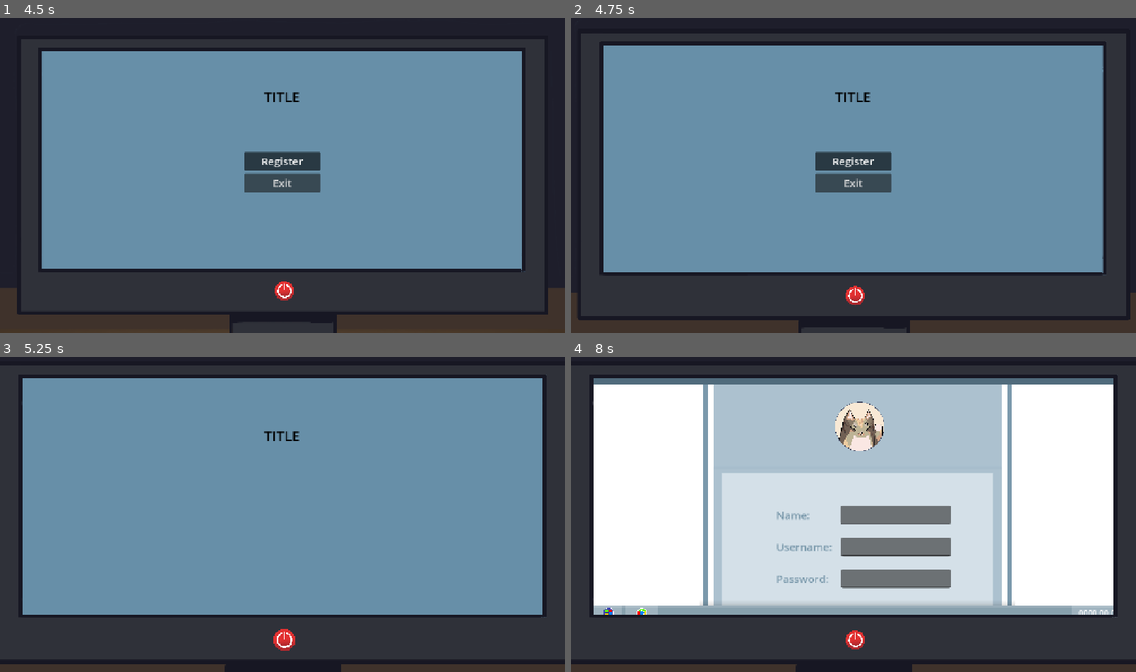
Above: before the commit, frames 1-4 (two rows, left to right).
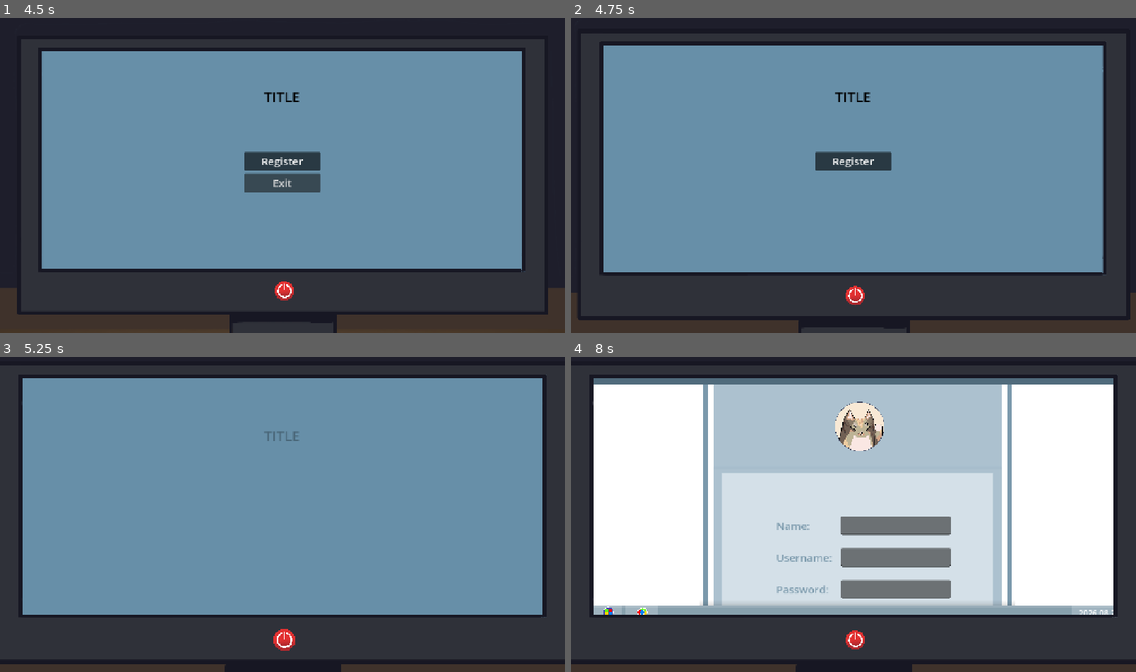
Above: after the commit, the same moments.

Repository: ArtyomDevGames/Brackeys_GJ
Game: Godot game, scene res://Game/Main/Scenes/main_menu.tscn
The game is run twice, just before and just after one commit, with the same random seed, the same clock (stepped at 60 frames per second) and the same inputs.
Inputs (mouse positions are in pixels of both pictures, inside the frame that each line leads up to):
- Up to frame 1 (4.5 s): click (33, 279) at 0.5 s; click "Register" at 1.25 s; click (282, 285) at 2 s; click (282, 285) at 2.75 s; click (33, 279) at 3.5 s; click "Register" at 4.25 s
- Up to frame 2 (4.75 s): no input
- Up to frame 3 (5.25 s): click (282, 640) at 5 s
- Up to frame 4 (8 s): click (604, 618) at 5.75 s; tap Enter at 6.5 s; move the mouse to (977, 498) at 6.52 s; click (604, 618) at 7.27 s

Frame 1 is identical in both runs. In frame 2, 0.8% of the frame differs, in the area x 43-57%, y 49-56%; in frame 3, less than 0.1%; in frame 4, 4.9%, in the area x 5-96%, y 47-82%.

Commit message:
Registration functionality

Diff:
--- a/game/Game/Main/Scenes/game.tscn
+++ b/game/Game/Main/Scenes/game.tscn
@@ -63,12 +63,17 @@
 anchors_preset = -1
 anchor_right = 0.149
 anchor_bottom = 0.081
-offset_left = 318.0
+offset_left = 320.0
 offset_top = 131.0
-offset_right = 981.8591
+offset_right = 979.862
 offset_bottom = 459.761
 vertical_scroll_mode = 3
 scroll_hint_mode = 1
+
+[node name="Chat" type="VBoxContainer" parent="BackPanel/Background/ScrollContainer2" unique_id=920354821]
+custom_minimum_size = Vector2(833, 600)
+layout_mode = 2
+theme_override_constants/separation = 15
 
 [node name="Top" type="Panel" parent="BackPanel/Background" unique_id=1061052605]
 layout_mode = 0
@@ -96,10 +101,10 @@
 [node name="CustomButton" parent="BackPanel/Background/Top" unique_id=1194507549 instance=ExtResource("3_6gq2s")]
 visible = false
 layout_mode = 0
-offset_left = 672.4375
-offset_top = 93.4375
-offset_right = 832.4375
-offset_bottom = 135.4375
+offset_left = 622.0
+offset_top = 80.0
+offset_right = 821.0
+offset_bottom = 122.0
 button_name = "ProfileButton"
 button_text = "To Profile"
 
@@ -111,7 +116,8 @@
 offset_bottom = 719.0
 theme_override_styles/panel = SubResource("StyleBoxFlat_yf5fn")
 
-[node name="LineEdit" type="LineEdit" parent="BackPanel/Background/Bottom" unique_id=1305210099]
+[node name="TextLine" type="LineEdit" parent="BackPanel/Background/Bottom" unique_id=1305210099]
+visible = false
 layout_mode = 0
 offset_left = 87.0
 offset_right = 625.0
@@ -119,6 +125,7 @@
 editable = false
 
 [node name="ChoiceButtons" type="HBoxContainer" parent="BackPanel/Background/Bottom" unique_id=1658987700]
+visible = false
 layout_mode = 0
 offset_left = 108.0
 offset_top = -45.0
@@ -139,6 +146,7 @@
 button_text = "Option 2"
 
 [node name="CustomButton" parent="BackPanel/Background/Bottom" unique_id=1132699801 instance=ExtResource("3_6gq2s")]
+visible = false
 layout_mode = 0
 offset_left = 642.0
 offset_right = 757.0
--- a/game/Game/Main/Scenes/level_select.tscn
+++ b/game/Game/Main/Scenes/level_select.tscn
@@ -1,6 +1,7 @@
 [gd_scene format=3 uid="uid://bvdgm3ioewtcg"]
 
 [ext_resource type="PackedScene" uid="uid://ceqpcqdialil7" path="res://Game/UI/Scenes/icon_frame.tscn" id="1_542fk"]
+[ext_resource type="Script" uid="uid://dt0fanoiyhj7g" path="res://Game/Main/Scripts/level_select.gd" id="1_drr54"]
 [ext_resource type="PackedScene" uid="uid://ddybls5jx3blt" path="res://Game/UI/Scenes/level_select_button.tscn" id="2_l13d0"]
 
 [sub_resource type="StyleBoxFlat" id="StyleBoxFlat_l13d0"]
@@ -32,6 +33,7 @@
 
 [node name="LevelSelect" type="CanvasLayer" unique_id=2052156145]
 layer = 35
+script = ExtResource("1_drr54")
 
 [node name="ScrollContainer" type="ScrollContainer" parent="." unique_id=875850990]
 offset_left = 141.0
@@ -67,6 +69,7 @@
 offset_top = 220.0
 offset_right = 583.0
 offset_bottom = 496.0
+item_id = 1
 item_name = "Item2"
 
 [node name="LevelSelectButton" parent="ScrollContainer/Control/BackPanel/Panel2" unique_id=754221516 instance=ExtResource("2_l13d0")]
@@ -84,6 +87,7 @@
 offset_top = 220.0
 offset_right = 859.0
 offset_bottom = 496.0
+item_id = 2
 item_name = "Item3"
 
 [node name="ProgressBar" type="ProgressBar" parent="ScrollContainer/Control/BackPanel/Panel2" unique_id=523755810]
@@ -93,7 +97,7 @@
 offset_right = 859.0
 offset_bottom = 171.0
 
-[node name="Label" type="Label" parent="ScrollContainer/Control/BackPanel/Panel2" unique_id=1934007068]
+[node name="MoneyLabel" type="Label" parent="ScrollContainer/Control/BackPanel/Panel2" unique_id=1934007068]
 layout_mode = 0
 offset_left = 277.0
 offset_top = 79.0
--- a/game/Game/Main/Scenes/main_menu.tscn
+++ b/game/Game/Main/Scenes/main_menu.tscn
@@ -80,7 +80,7 @@
 tracks/0/interp = 1
 tracks/0/loop_wrap = true
 tracks/0/keys = {
-"times": PackedFloat32Array(0, 0.4, 0.5),
+"times": PackedFloat32Array(0.3, 0.70000005, 0.8),
 "transitions": PackedFloat32Array(1, 1, 1),
 "update": 0,
 "values": [Color(1, 1, 1, 0), Color(1, 1, 1, 0), Color(1, 1, 1, 1)]
@@ -92,7 +92,7 @@
 tracks/1/interp = 1
 tracks/1/loop_wrap = true
 tracks/1/keys = {
-"times": PackedFloat32Array(0, 0.4, 0.6, 0.70000005),
+"times": PackedFloat32Array(0.3, 0.70000005, 0.90000004, 1),
 "transitions": PackedFloat32Array(1, 1, 1, 1),
 "update": 0,
 "values": [Color(1, 1, 1, 0), Color(1, 1, 1, 0), Color(1, 1, 1, 0), Color(1, 1, 1, 1)]
@@ -104,7 +104,7 @@
 tracks/2/interp = 1
 tracks/2/loop_wrap = true
 tracks/2/keys = {
-"times": PackedFloat32Array(0, 0.3),
+"times": PackedFloat32Array(0.3, 0.6),
 "transitions": PackedFloat32Array(1, 1),
 "update": 0,
 "values": [Color(1, 1, 1, 0), Color(1, 1, 1, 1)]
--- a/game/Game/Main/Scenes/pause.tscn
+++ b/game/Game/Main/Scenes/pause.tscn
@@ -573,7 +573,7 @@
 position = Vector2(105.00001, 106.00001)
 scale = Vector2(0.06093751, 0.06093751)
 
-[node name="Label" type="Label" parent="Panel/Dark" unique_id=1382811778]
+[node name="NameLabel" type="Label" parent="Panel/Dark" unique_id=1382811778]
 layout_mode = 0
 offset_left = 144.00002
 offset_top = 78.00001
@@ -582,6 +582,7 @@
 theme_override_font_sizes/font_size = 32
 text = "User"
 vertical_alignment = 1
+clip_text = true
 
 [node name="AnimationPlayer" type="AnimationPlayer" parent="." unique_id=499232278]
 libraries/ = SubResource("AnimationLibrary_grgsf")
@@ -592,7 +593,6 @@
 offset_top = 157.0
 offset_right = -1.0
 offset_bottom = 225.0
-mouse_default_cursor_shape = 2
 button_group = ExtResource("2_o4apy")
 button_name = "ContinueButton"
 button_text = "Continue"
@@ -603,7 +603,6 @@
 offset_top = 225.0
 offset_right = -1.0
 offset_bottom = 293.0
-mouse_default_cursor_shape = 2
 button_group = ExtResource("2_o4apy")
 button_name = "SettingsButton"
 button_text = "Settings"
@@ -614,7 +613,6 @@
 offset_top = 293.0
 offset_right = -1.0
 offset_bottom = 361.0
-mouse_default_cursor_shape = 2
 button_group = ExtResource("2_o4apy")
 button_name = "CreditsButton"
 button_text = "Credits"
@@ -625,7 +623,6 @@
 offset_top = 361.0
 offset_right = -1.0
 offset_bottom = 429.0
-mouse_default_cursor_shape = 2
 button_group = ExtResource("2_o4apy")
 button_name = "ExitButton"
 button_text = "Exit"
@@ -706,7 +703,6 @@
 offset_top = 476.0
 offset_right = -1.0
 offset_bottom = 544.0
-mouse_default_cursor_shape = 2
 button_group = ExtResource("2_o4apy")
 button_name = "BackButton"
 button_text = "Back"
--- a/game/Game/Main/Scenes/profile.tscn
+++ b/game/Game/Main/Scenes/profile.tscn
@@ -13,7 +13,7 @@
 bg_color = Color(0.6, 0.6, 0.6, 0)
 border_width_left = 10
 border_width_right = 10
-border_color = Color(0.44705883, 0.57254905, 0.6509804, 1)
+border_color = Color(0.30980393, 0.41960785, 0.4862745, 1)
 
 [sub_resource type="StyleBoxFlat" id="StyleBoxFlat_o717j"]
 bg_color = Color(0.81960785, 0.87058824, 0.9019608, 1)
--- a/game/Game/Main/Scenes/registration.tscn
+++ b/game/Game/Main/Scenes/registration.tscn
@@ -98,9 +98,9 @@
 [node name="VBoxContainer2" type="VBoxContainer" parent="ScrollContainer/Control/BackPanel/ColorRect" unique_id=1634041627]
 layout_mode = 0
 offset_left = 143.0
-offset_top = 90.0
+offset_top = 114.0
 offset_right = 538.0
-offset_bottom = 276.0
+offset_bottom = 300.0
 theme_override_constants/separation = 30
 
 [node name="NameContainer" type="HBoxContainer" parent="ScrollContainer/Control/BackPanel/ColorRect/VBoxContainer2" unique_id=93114081]
@@ -149,6 +149,20 @@
 theme_override_font_sizes/font_size = 24
 secret = true
 
+[node name="WarningLabel" type="RichTextLabel" parent="ScrollContainer/Control/BackPanel/ColorRect" unique_id=2039990153]
+visible = false
+layout_mode = 0
+offset_left = 143.0
+offset_top = 44.0
+offset_right = 538.0
+offset_bottom = 82.0
+theme_override_colors/default_color = Color(0.82, 0.29847997, 0.22959997, 1)
+theme_override_font_sizes/normal_font_size = 24
+bbcode_enabled = true
+text = "[wave]Fill in all fields![/wave]"
+horizontal_alignment = 1
+vertical_alignment = 1
+
 [node name="CustomButton" parent="ScrollContainer/Control/BackPanel" unique_id=1194507549 instance=ExtResource("1_jk18y")]
 layout_mode = 0
 offset_left = 203.0
@@ -175,4 +189,8 @@
 [node name="AnimationPlayer" type="AnimationPlayer" parent="." unique_id=950181109]
 libraries/ = SubResource("AnimationLibrary_05804")
 
+[node name="Timer" type="Timer" parent="." unique_id=585216177]
+wait_time = 3.0
+one_shot = true
+
 [connection signal="pressed" from="ScrollContainer/Control/BackPanel/CustomButton" to="." method="_on_custom_button_pressed"]
--- a/game/Game/Main/Scripts/game.gd
+++ b/game/Game/Main/Scripts/game.gd
@@ -10,12 +10,18 @@
 @onready var user_name_label: Label = $BackPanel/Background/Top/UserNameLabel
 @onready var custom_button: Button = $BackPanel/Background/Top/CustomButton
 
-var is_top_visible = false
+var is_chat_selected = false
 var is_profile_visible = false
 
 # Кнопочки с покупателями
 @onready var buttons: VBoxContainer = $BackPanel/ScrollContainer/Control/Panel/Buttons
 
+# Элементы нижней панели меню чата
+@onready var choice_buttons: HBoxContainer = $BackPanel/Background/Bottom/ChoiceButtons
+@onready var option_1_button: Button = $BackPanel/Background/Bottom/ChoiceButtons/CustomButton
+@onready var option_2_button: Button = $BackPanel/Background/Bottom/ChoiceButtons/CustomButton2
+@onready var text_line: LineEdit = $BackPanel/Background/Bottom/TextLine
+@onready var send_button: Button = $BackPanel/Background/Bottom/CustomButton
 
 # Для профиля инфа
 var current_user_name : String
@@ -30,12 +36,6 @@
 		child.button_group = group
 		child.pressed.connect(button_pressed)
 
-
-
-func _process(delta: float) -> void:
-	pass
-
-
 func _on_custom_button_pressed() -> void:
 	Profile.set_user_icon(current_user_id)
 	Profile.set_user_name(current_user_name)
@@ -45,12 +45,16 @@
 func button_pressed() -> void:
 	var button = group.get_pressed_button()
 
-	if is_top_visible == false:
-		is_top_visible = true
+	if is_chat_selected == false:
+		is_chat_selected = true
 
 		icon_frame.visible = true
 		user_name_label.visible = true
 		custom_button.visible = true
+
+		choice_buttons.visible = true
+		text_line.visible = true
+		send_button.visible = true
 
 	icon_frame.frame = button.user_icon_id
 	user_name_label.text = button.user_name
--- /dev/null
+++ b/game/Game/Main/Scripts/level_select.gd
@@ -0,0 +1,9 @@
+extends CanvasLayer
+
+@onready var name_label: Label = $ScrollContainer/Control/BackPanel/Panel/NameLabel
+@onready var money_label: Label = $ScrollContainer/Control/BackPanel/Panel2/MoneyLabel
+
+
+func _ready() -> void:
+	name_label.text = Global.Player_name
+	money_label.text = money_label.text.format([Global.current_money_amount], "[]")
--- a/game/Game/Main/Scripts/pause.gd
+++ b/game/Game/Main/Scripts/pause.gd
@@ -6,9 +6,11 @@
 
 @onready var custom_button_3: Button = $CustomButton3
 
+@onready var name_label: Label = $Panel/Dark/NameLabel
+
 
 func _ready() -> void:
-	pass
+	name_label.text = Global.PC_user_name
 
 func button_pressed() -> void:
 	var button = group.get_pressed_button()
@@ -55,3 +57,7 @@
 	animation_player.play_backwards("ShowSettings")
 	await animation_player.animation_finished
 	NoTouchRect.visible = false
+
+
+func update_name():
+	name_label.text = Global.PC_user_name
--- a/game/Game/Main/Scripts/registration.gd
+++ b/game/Game/Main/Scripts/registration.gd
@@ -1,17 +1,34 @@
 extends CanvasLayer
 
 @onready var animation_player: AnimationPlayer = $AnimationPlayer
+@onready var name_line: LineEdit = $ScrollContainer/Control/BackPanel/ColorRect/VBoxContainer2/NameContainer/NameLine
+@onready var username_line: LineEdit = $ScrollContainer/Control/BackPanel/ColorRect/VBoxContainer2/UsernameContainer/UsernameLine
+@onready var password_line: LineEdit = $ScrollContainer/Control/BackPanel/ColorRect/VBoxContainer2/PasswordContainer/PasswordLine
 
+@onready var warning_label: RichTextLabel = $ScrollContainer/Control/BackPanel/ColorRect/WarningLabel
+@onready var timer: Timer = $Timer
 
 func _ready() -> void:
 	show_registration()
 
 
 func _on_custom_button_pressed() -> void:
-	await hide_registration()
-	print("Идём в выбор уровня")
-	get_tree().change_scene_to_file("res://Game/Main/Scenes/level_select.tscn")
-	Global.current_scene = "res://Game/Main/Scenes/level_select.tscn"
+	if check_fields() == false:
+		name_line.text = ""
+		username_line.text = ""
+		password_line.text = ""
+
+		warning_label.visible = true
+		timer.start()
+		await timer.timeout
+		warning_label.visible = false
+	else:
+		await hide_registration()
+		Global.Player_name = name_line.text
+		Global.PC_user_name = username_line.text
+		Pause.update_name()
+		get_tree().change_scene_to_file("res://Game/Main/Scenes/level_select.tscn")
+		Global.current_scene = "res://Game/Main/Scenes/level_select.tscn"
 
 # Анимации появления / скрытия меню
 func show_registration():
@@ -25,3 +42,10 @@
 	animation_player.play_backwards("ShowRegistration")
 	await animation_player.animation_finished
 	NoTouchRect.visible = false
+
+func check_fields() -> bool:
+	if name_line.text.replace(" ", "") == "": return false
+	if username_line.text.replace(" ", "") == "": return false
+	if password_line.text.replace(" ", "") == "": return false
+
+	return true
--- a/game/Game/Other/Scripts/global.gd
+++ b/game/Game/Other/Scripts/global.gd
@@ -3,11 +3,19 @@
 var is_paused = false
 
 var Player_name = "User"
+var PC_user_name = "User"
 
-var tutorial_state = 0 # 0 - Обучение не пройдено; 1 - обучение пройдено (для меню выбора уровня потом пригодится)
+var current_money_amount = 0
 
-var current_level_id = 0
-var current_level_name = ""
+var current_level_id : int
+var current_level_name : String
+var current_day : int = 28 + current_level_id
 
 var current_scene : String
 var is_scene_credits : bool = false
+
+func set_time(day):
+	current_level_id = day
+	current_day = 28 + current_level_id
+
+	Taskbar.set_time()
--- a/game/Game/UI/Scenes/taskbar.tscn
+++ b/game/Game/UI/Scenes/taskbar.tscn
@@ -9,10 +9,11 @@
 script/source = "extends CanvasLayer
 
 @onready var start_button_icon: Sprite2D = $CustomButton/StartButtonIcon
+@onready var time_label: Label = $ColorRect4/TimeLabel
 
 
 func _ready() -> void:
-	pass # Replace with function body.
+	set_time()
 
 
 func _on_custom_button_pressed() -> void:
@@ -30,6 +31,9 @@
 
 func _on_custom_button_mouse_exited() -> void:
 	start_button_icon.material.set_shader_parameter(\"brightness\", 1.0)
+
+func set_time() -> void:
+	time_label.text = \"2026.08.\" + str(Global.current_day)
 "
 
 [sub_resource type="StyleBoxFlat" id="StyleBoxFlat_g4v7s"]
@@ -59,7 +63,7 @@
 offset_bottom = 645.0
 color = Color(0.6225, 0.70112497, 0.75, 1)
 
-[node name="Label" type="Label" parent="ColorRect4" unique_id=438493132]
+[node name="TimeLabel" type="Label" parent="ColorRect4" unique_id=438493132]
 layout_mode = 0
 offset_right = 128.0
 offset_bottom = 34.0
@@ -72,6 +76,7 @@
 offset_top = 569.0
 offset_right = 116.0
 offset_bottom = 640.0
+mouse_filter = 2
 color = Color(0.6225, 0.70112497, 0.75, 1)
 
 [node name="CustomButton" parent="." unique_id=1194507549 instance=ExtResource("1_yg766")]
@@ -83,7 +88,7 @@
 
 [node name="StartButtonIcon" type="Sprite2D" parent="CustomButton" unique_id=528157131]
 material = SubResource("ShaderMaterial_mhbco")
-position = Vector2(41.999996, 24.000004)
+position = Vector2(41.999996, 23.000004)
 scale = Vector2(0.020764165, 0.020764165)
 texture = ExtResource("2_mhbco")
 
@@ -95,7 +100,7 @@
 color = Color(0.62352943, 0.7019608, 0.7490196, 1)
 
 [node name="BrowserIcon" type="Sprite2D" parent="." unique_id=463573532]
-position = Vector2(161, 586)
+position = Vector2(162, 585)
 scale = Vector2(0.020039054, 0.020039054)
 texture = ExtResource("3_inbqr")
 
@@ -103,6 +108,7 @@
 offset_top = 569.0
 offset_right = 1281.0
 offset_bottom = 575.0
+mouse_filter = 2
 color = Color(1, 1, 1, 0.14509805)
 
 [connection signal="mouse_entered" from="CustomButton" to="." method="_on_custom_button_mouse_entered"]
--- a/game/Game/UI/Scripts/level_select_button.gd
+++ b/game/Game/UI/Scripts/level_select_button.gd
@@ -1,16 +1,17 @@
 extends Button
 
 @export_range(0, 3) var item_state_id : int # Это за иконку статуста уровня
-@export_range(0, 2) var item_id : int # Это за картинку
+@export_range(0, 2) var item_id : int # Это за картинку (уровень по порядку)
 @export var item_name : String # Это за название уровня
 
 @onready var state_icon: AnimatedSprite2D = $Panel/StateIcon
 @onready var item_name_label: Label = $Panel/ItemNameLabel
 @onready var animation_player: AnimationPlayer = $AnimationPlayer
 
+func _ready() -> void:
+	if item_state_id != 3: disabled = true
+	else: disabled = false
 
-# Called when the node enters the scene tree for the first time.
-func _ready() -> void:
 	set_item_name()
 	set_item_state_icon()
 
@@ -29,12 +30,13 @@
 
 func _on_pressed() -> void:
 	Global.current_level_name = item_name
+	Global.set_time(item_id)
 	get_tree().change_scene_to_file("res://Game/Main/Scenes/game.tscn")
 	Global.current_scene = "res://Game/Main/Scenes/game.tscn"
 
 
 func _on_mouse_entered() -> void:
-	animation_player.play("Hover")
+	if item_state_id == 3: animation_player.play("Hover")
 
 func _on_mouse_exited() -> void:
-	animation_player.play_backwards("Hover")
+	if item_state_id == 3: animation_player.play_backwards("Hover")
Not shown, added: game/Game/Main/Scripts/level_select.gd.uid
